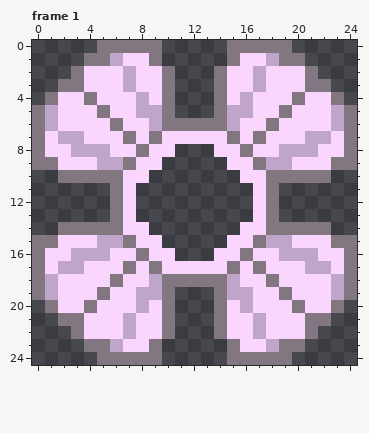
File history of a pixel-art file, Art/ui/ult_progress_bar.aseprite. Above, as it was before the edit.
25x25 pixels, 1 frame. Shown: frame 1. The commit also changed other frames, which this record leaves out.
And afterwards:
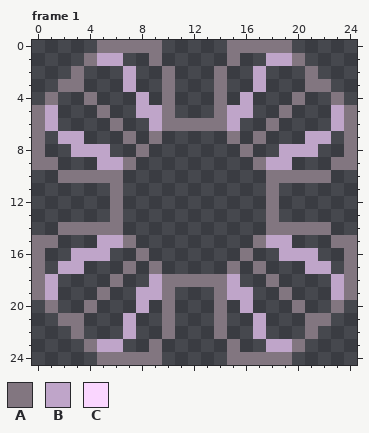
Palette (. is transparent): A #827680  B #bfa5c9  C #fad6ff
Edits made:
layer "ult_progress_bar" now hidden
layer "ult_over_bar" now hidden
layer "ult_charged_animation" added
--- frame 1
@@ x 0..24 @@
  0 .....AAAAA.....AAAAA.....
- 1 ....AABCCA.....ACCBAA....
- 2 ...ACCCBCCA...ACCBCCCA...
- 3 ..AACCCBCCA...ACCBCCCAA..
- 4 .ACCACCCBCA...ACBCCCACCA.
- 5 ABCCCACCBBA...ABBCCACCCBA
- 6 ABCCCCACCBAAAAABCCACCCCBA
- 7 ACBBCCCACACCCCCACACCCBBCA
- 8 ACCBBBCCACC...CCACCBBBCCA
- 9 AACCCBBACC.....CCABBCCCAA
-10 ..AAAAACC.......CCAAAAA..
-11 ......AC.........CA......
-12 ......AC.........CA......
-13 ......AC.........CA......
-14 ..AAAAACC.......CCAAAAA..
-15 AACCCBBACC.....CCABBCCCAA
-16 ACCBBBCCACC...CCACCBBBCCA
-17 ACBBCCCACACCCCCACACCCBBCA
-18 ABCCCCACCBAAAAABCCACCCCBA
-19 ABCCCACCBBA...ABBCCACCCBA
-20 .ACCACCCBCA...ACBCCCACCA.
-21 ..AACCCBCCA...ACCBCCCAA..
-22 ...ACCCBCCA...ACCBCCCA...
-23 ....AABCCA.....ACCBAA....
+ 1 ....ABB..A.....A..BBA....
+ 2 ...A...B..A...A..B...A...
+ 3 ..AA...B..A...A..B...AA..
+ 4 .A..A...B.A...A.B...A..A.
+ 5 AB...A..BBA...ABB..A...BA
+ 6 AB....A..BAAAAAB..A....BA
+ 7 A.BB...A.A.....A.A...BB.A
+ 8 A..BBB..A.......A..BBB..A
+ 9 AA...BBA.........ABB...AA
+10 ..AAAAA...........AAAAA..
+11 ......A...........A......
+12 ......A...........A......
+13 ......A...........A......
+14 ..AAAAA...........AAAAA..
+15 AA...BBA.........ABB...AA
+16 A..BBB..A.......A..BBB..A
+17 A.BB...A.A.....A.A...BB.A
+18 AB....A..BAAAAAB..A....BA
+19 AB...A..BBA...ABB..A...BA
+20 .A..A...B.A...A.B...A..A.
+21 ..AA...B..A...A..B...AA..
+22 ...A...B..A...A..B...A...
+23 ....ABB..A.....A..BBA....
 24 .....AAAAA.....AAAAA.....
